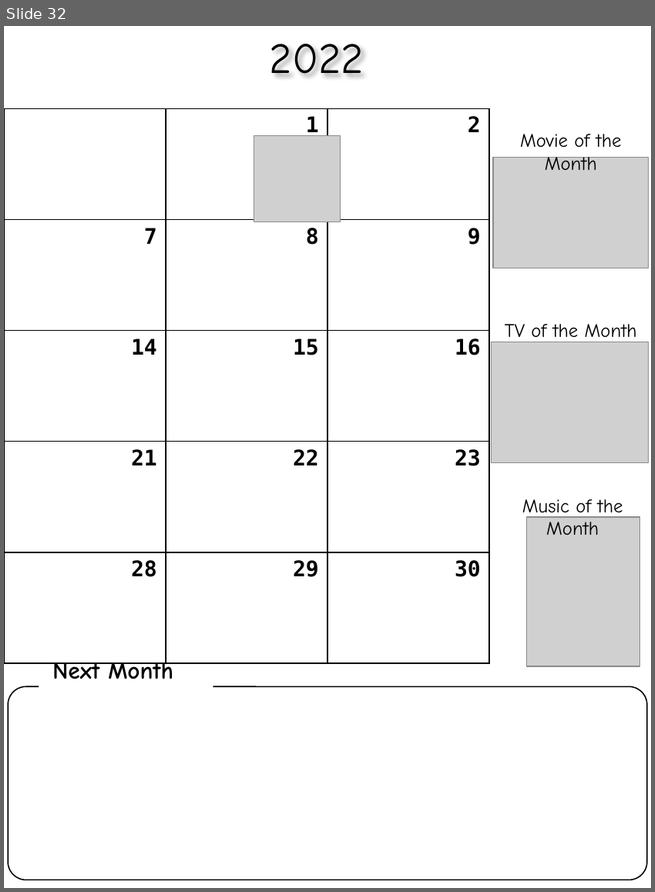
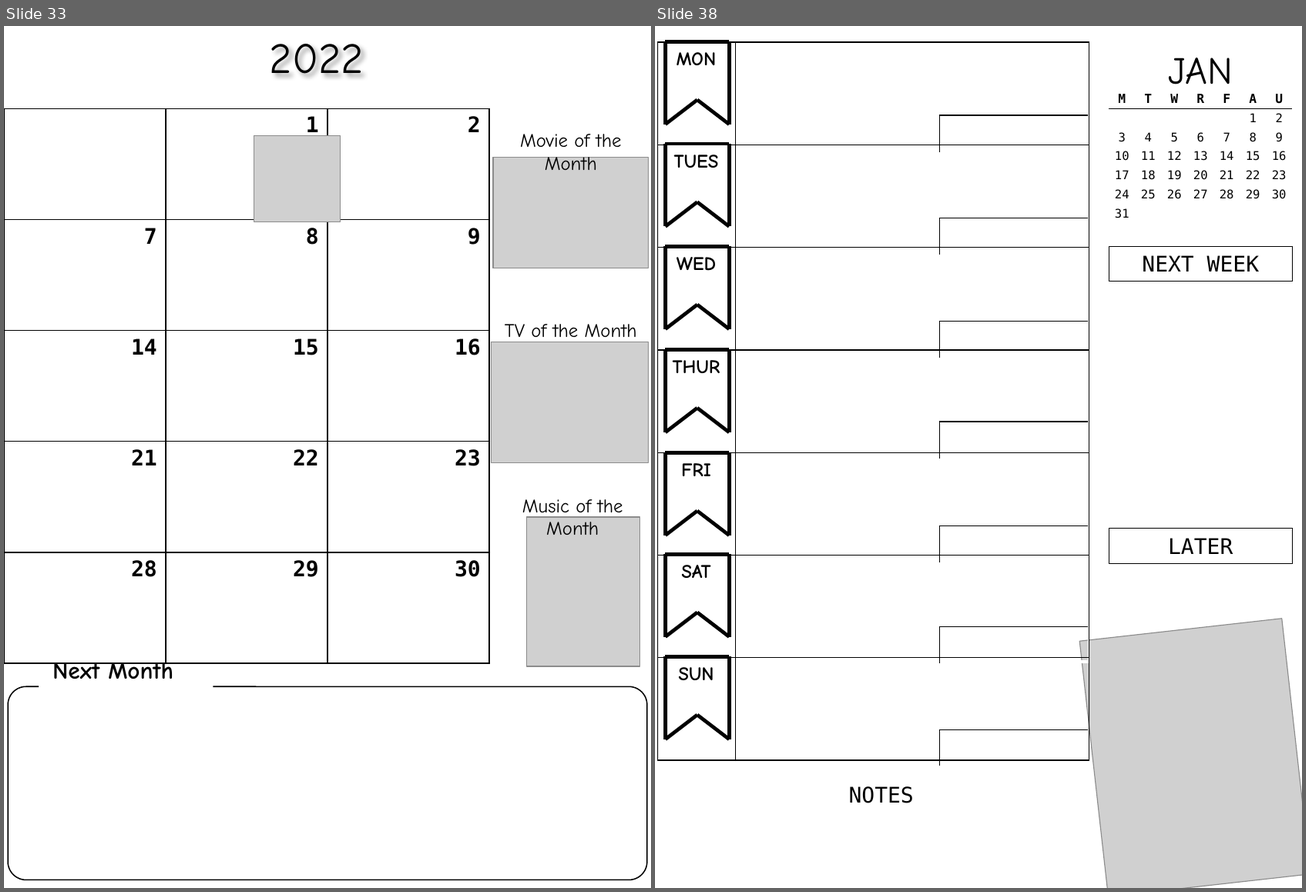
Before and after one commit to cds70409/cds70409.github.io, a slide deck: bujo_printouts.pptx. Shown side by side, each under a label of ours: slide 32 before the commit, slides 33 and 38 after it; the slides between them are not shown. The pictures are 655x892 and 1306x892 pixels, drawn with LibreOffice and Linux fonts; fonts in the diff are those of the drawing; grey boxes stand for pictures. Boxes give left, top, right and bottom in pixels: in the first picture for what was removed or moved away, otherwise in the second. Text is boxed around its words. In the diff, an @@ line names an element or a change of style, - is before the commit and + after.

```diff
--- a/bujo_printouts.pptx
+++ b/bujo_printouts.pptx
@@ slide 38 added at bbox=[655, 26, 1302, 888], background #FFFFFF @@
@@ table added at bbox=[657, 42, 1089, 761], 7 rows, 2 columns @@
+ | 
+ | 
+ | 
+ | 
+ | 
+ | 
+ | 
@@ group added at bbox=[665, 41, 729, 125]: 5 lines, 1 text @@
+MON
@@ text added at bbox=[1168, 58, 1233, 96], 32 pt, text #000000 @@
+JAN
@@ table added at bbox=[1109, 90, 1289, 225], 7 rows, 7 columns @@
+M | T | W | R | F | A | U
+ |  |  |  |  | 1 | 2
+3 | 4 | 5 | 6 | 7 | 8 | 9
+10 | 11 | 12 | 13 | 14 | 15 | 16
+17 | 18 | 19 | 20 | 21 | 22 | 23
+24 | 25 | 26 | 27 | 28 | 29 | 30
+31 |  |  |  |  |  | 
@@ table added at bbox=[940, 115, 1089, 146], 1 rows, 1 columns @@
+
@@ group added at bbox=[665, 144, 729, 227]: 5 lines, 1 text @@
+TUES
@@ table added at bbox=[940, 218, 1089, 249], 1 rows, 1 columns @@
+
@@ rectangle added at bbox=[1109, 246, 1293, 280], outline #000000 0.75 pt, 18 pt, text #000000 @@
+NEXT WEEK
@@ group added at bbox=[665, 247, 729, 329]: 5 lines, 1 text @@
+WED
@@ table added at bbox=[940, 321, 1089, 351], 1 rows, 1 columns @@
+
@@ group added at bbox=[665, 350, 729, 433]: 5 lines, 1 text @@
+THUR
@@ table added at bbox=[940, 422, 1089, 452], 1 rows, 1 columns @@
+
@@ group added at bbox=[665, 453, 729, 536]: 5 lines, 1 text @@
+FRI
@@ table added at bbox=[940, 526, 1089, 557], 1 rows, 1 columns @@
+
@@ rectangle added at bbox=[1109, 529, 1293, 563], outline #000000 0.75 pt, 18 pt, text #000000 @@
+LATER
@@ group added at bbox=[665, 555, 729, 637]: 5 lines, 1 text @@
+SAT
@@ picture added at bbox=[1079, 618, 1302, 888] @@
@@ table added at bbox=[940, 627, 1089, 657], 1 rows, 1 columns @@
+
@@ group added at bbox=[665, 657, 729, 739]: 5 lines, 1 text @@
+SUN
@@ table added at bbox=[940, 730, 1089, 760], 1 rows, 1 columns @@
+
@@ text added at bbox=[849, 787, 914, 804], 18 pt, text #000000 @@
+NOTES
@@ what was slide 32 is now slide 33 @@
```
Also in this commit, not shown: 3 slides changed, 4 other slides added.
